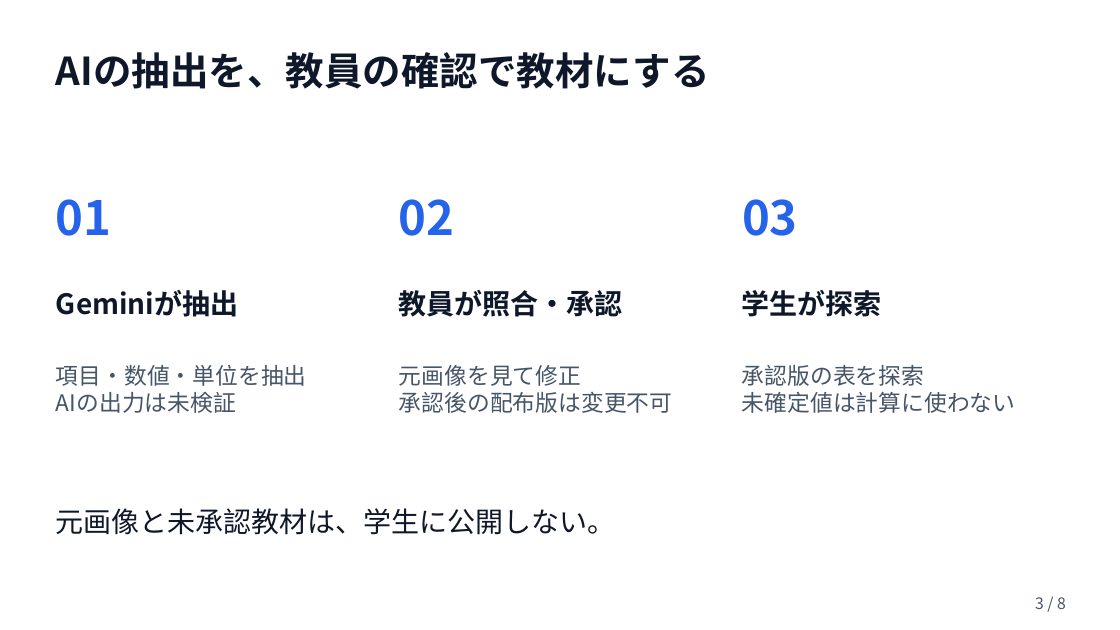
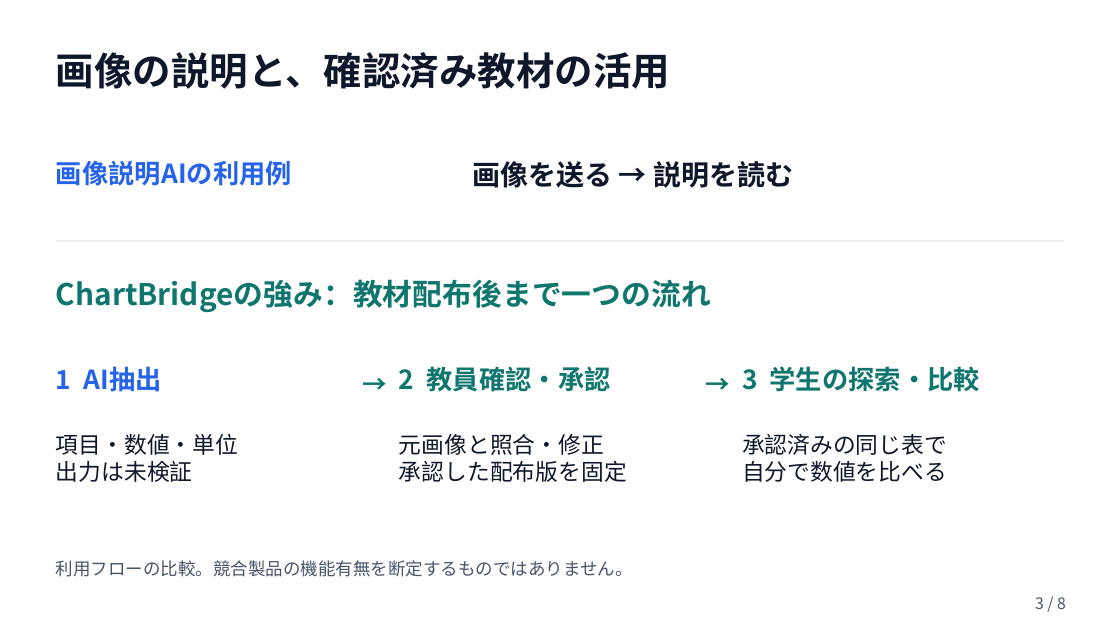
Before and after one commit to Devfest-Hackathon-2026/df-2026-t051, a slide deck: slide 3 of submission/プレゼンスライド_Alpha & Omega.pptx. Drawn at 1120x630 pixels with LibreOffice and Linux fonts; fonts in the diff are those of the drawing. Boxes give left, top, right and bottom in pixels: in the first picture for what was removed or moved away, otherwise in the second. Text is boxed around its words. In the diff, an @@ line names an element or a change of style, - is before the commit and + after.

```diff
--- a/submission/プレゼンスライド_Alpha & Omega.pptx
+++ b/submission/プレゼンスライド_Alpha & Omega.pptx
@@ text at (x1=56, y1=52, x2=670, y2=89): text changed @@
-AIの抽出を、教員の確認で教材にする
+画像の説明と、確認済み教材の活用
@@ text added at (x1=56, y1=161, x2=292, y2=186), 22.5 pt, text #2563EB, bold @@
+画像説明AIの利用例
@@ text added at (x1=472, y1=161, x2=793, y2=188), 24 pt, text #0F172A, bold @@
+画像を送る → 説明を読む
@@ text removed at (x1=56, y1=199, x2=112, y2=236) @@
-01
@@ text removed at (x1=399, y1=199, x2=455, y2=236) @@
-02
@@ text removed at (x1=742, y1=199, x2=798, y2=236) @@
-03
@@ rectangle added at (x1=56, y1=240, x2=1065, y2=241), fill #CBD5E1 @@
@@ text removed at (x1=56, y1=290, x2=238, y2=317) @@
-Geminiが抽出
@@ text added at (x1=56, y1=279, x2=711, y2=313), 25.5 pt, text #0F766E, bold @@
+ChartBridgeの強み：教材配布後まで一つの流れ
@@ text added at (x1=56, y1=366, x2=161, y2=392), 22.5 pt, text #2563EB, bold @@
+1 AI抽出
@@ text added at (x1=362, y1=370, x2=397, y2=409), 21 pt, text #0F766E, bold @@
+→
@@ text at (x1=399, y1=366, x2=610, y2=392): text changed; size 24 to 22.5 pt; text colour #0F172A to #0F766E @@
-教員が照合・承認
+2 教員確認・承認
@@ text added at (x1=706, y1=370, x2=741, y2=409), 21 pt, text #0F766E, bold @@
+→
@@ text at (x1=742, y1=366, x2=979, y2=392): text changed; size 24 to 22.5 pt; text colour #0F172A to #0F766E @@
-学生が探索
+3 学生の探索・比較
@@ text removed at (x1=742, y1=365, x2=1016, y2=413) @@
-承認版の表を探索
-未確定値は計算に使わない
@@ text at (x1=56, y1=434, x2=238, y2=482): text changed; text colour #475569 to #0F172A @@
-項目・数値・単位を抽出
-AIの出力は未検証
+項目・数値・単位
+出力は未検証
@@ text at (x1=399, y1=434, x2=627, y2=482): text changed; text colour #475569 to #0F172A @@
-元画像を見て修正
-承認後の配布版は変更不可
+元画像と照合・修正
+承認した配布版を固定
@@ text added at (x1=742, y1=434, x2=947, y2=482), 19.5 pt, text #0F172A @@
+承認済みの同じ表で
+自分で数値を比べる
@@ text removed at (x1=56, y1=508, x2=616, y2=535) @@
-元画像と未承認教材は、学生に公開しない。
@@ text added at (x1=56, y1=560, x2=633, y2=577), 15 pt, text #475569 @@
+利用フローの比較。競合製品の機能有無を断定するものではありません。
```
Also in this commit, not shown: 2 other slides changed, 2 other files.
